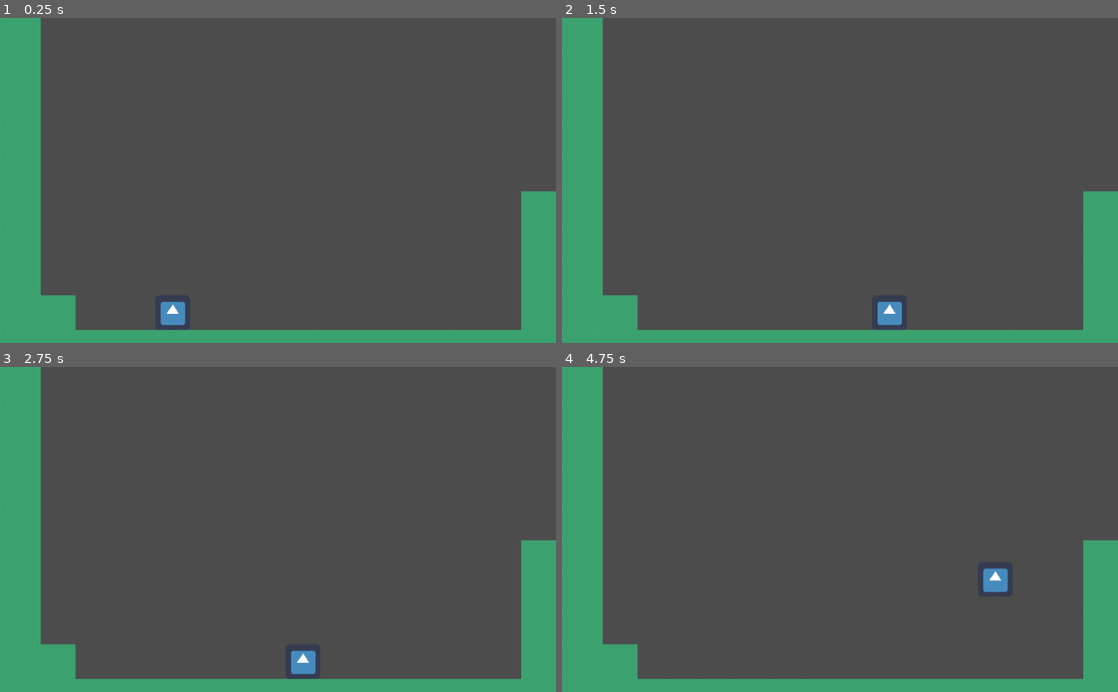
Above: before the commit, frames 1-4 (two rows, left to right).
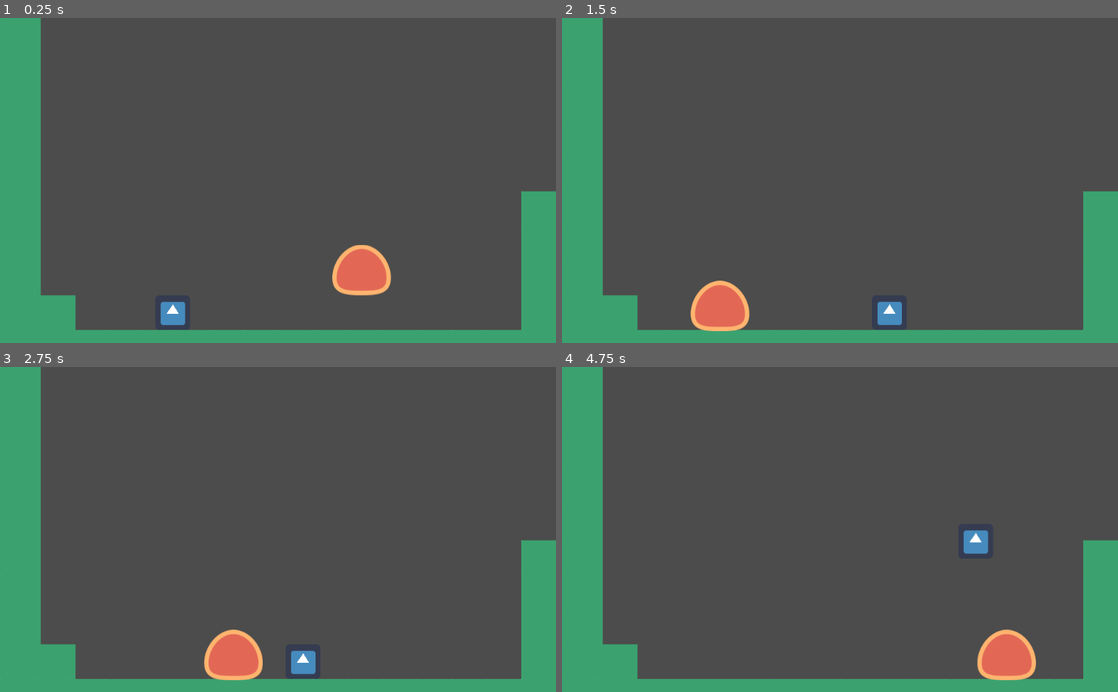
Above: after the commit, the same moments.

Repository: Riddhick/Another-Platformer
Game: Godot game, scene res://src/Levels/TestLevel.tscn
The game is run twice, just before and just after one commit, with the same random seed, the same clock (stepped at 60 frames per second) and the same inputs. The project has no main scene, so this scene is started directly. The engine's default icon, where the game draws it, is replaced by a stand-in: a white triangle on a blue panel in a dark square.
Inputs:
- Up to frame 1 (0.25 s): no input
- Up to frame 2 (1.5 s): hold D (move_right) from 0.53 s (still down); tap Space (jump) at 0.77 s
- Up to frame 3 (2.75 s): tap Space (jump) at 1.52 s; release D (move_right) at 2.03 s; hold A (move_left) from 2.03 s (still down)
- Up to frame 4 (4.75 s): release A (move_left) at 2.78 s; hold D (move_right) 2.78-4.28 s; tap Space (jump) at 3.02, 3.77, 4.52 s; hold A (move_left) from 4.28 s (still down)

The runs differ from the first frame. In frame 1, 1.4% of the frame differs, in the area x 59-71%, y 69-86%; in frame 2, 1.3%; in frame 3, 1.3%; in frame 4, 2.0%, in the area x 72-86%, y 50-97%.

Commit message:
enemy prototype added

Diff:
--- a/src/Levels/TestLevel.tscn
+++ b/src/Levels/TestLevel.tscn
@@ -1,7 +1,8 @@
-[gd_scene load_steps=5 format=2]
+[gd_scene load_steps=6 format=2]
 
 [ext_resource path="res://Assets/start-assets/player.png" type="Texture" id=1]
 [ext_resource path="res://src/actors/Player.tscn" type="PackedScene" id=2]
+[ext_resource path="res://src/actors/Enemy.tscn" type="PackedScene" id=3]
 
 [sub_resource type="ConvexPolygonShape2D" id=1]
 points = PoolVector2Array( 0, 0, 75, 0, 75, 72, 0, 72 )
@@ -40,3 +41,6 @@
 
 [node name="Player" parent="TileMap" instance=ExtResource( 2 )]
 position = Vector2( 318, 574 )
+
+[node name="Enemy" parent="TileMap" instance=ExtResource( 3 )]
+position = Vector2( 742, 416 )
--- /dev/null
+++ b/src/actors/Enemy.gd
@@ -0,0 +1,10 @@
+extends Actor
+
+func _ready() -> void:
+	velocity.x=-speed.x
+
+func _physics_process(delta: float) -> void:
+	velocity.y+=gravity*delta
+	if is_on_wall():
+		velocity.x*=-1.0
+	velocity.y=move_and_slide(velocity,FLOOR_NORMAL).y
--- /dev/null
+++ b/src/actors/Enemy.tscn
@@ -0,0 +1,20 @@
+[gd_scene load_steps=4 format=2]
+
+[ext_resource path="res://Assets/start-assets/enemy.png" type="Texture" id=1]
+[ext_resource path="res://src/actors/Enemy.gd" type="Script" id=2]
+
+[sub_resource type="RectangleShape2D" id=1]
+extents = Vector2( 36, 35.25 )
+
+[node name="Enemy" type="KinematicBody2D"]
+collision_layer = 2
+collision_mask = 9
+script = ExtResource( 2 )
+
+[node name="Enemy" type="Sprite" parent="."]
+position = Vector2( -1, -51 )
+texture = ExtResource( 1 )
+
+[node name="CollisionShape2D" type="CollisionShape2D" parent="."]
+position = Vector2( -1, -42 )
+shape = SubResource( 1 )
